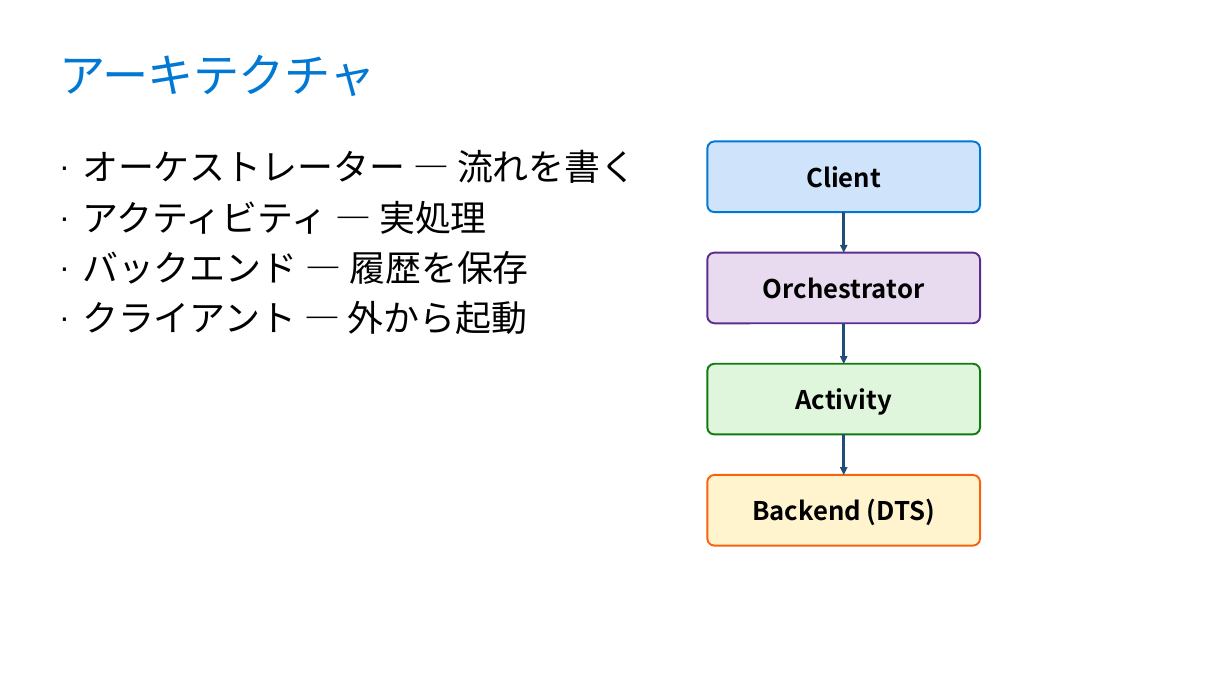
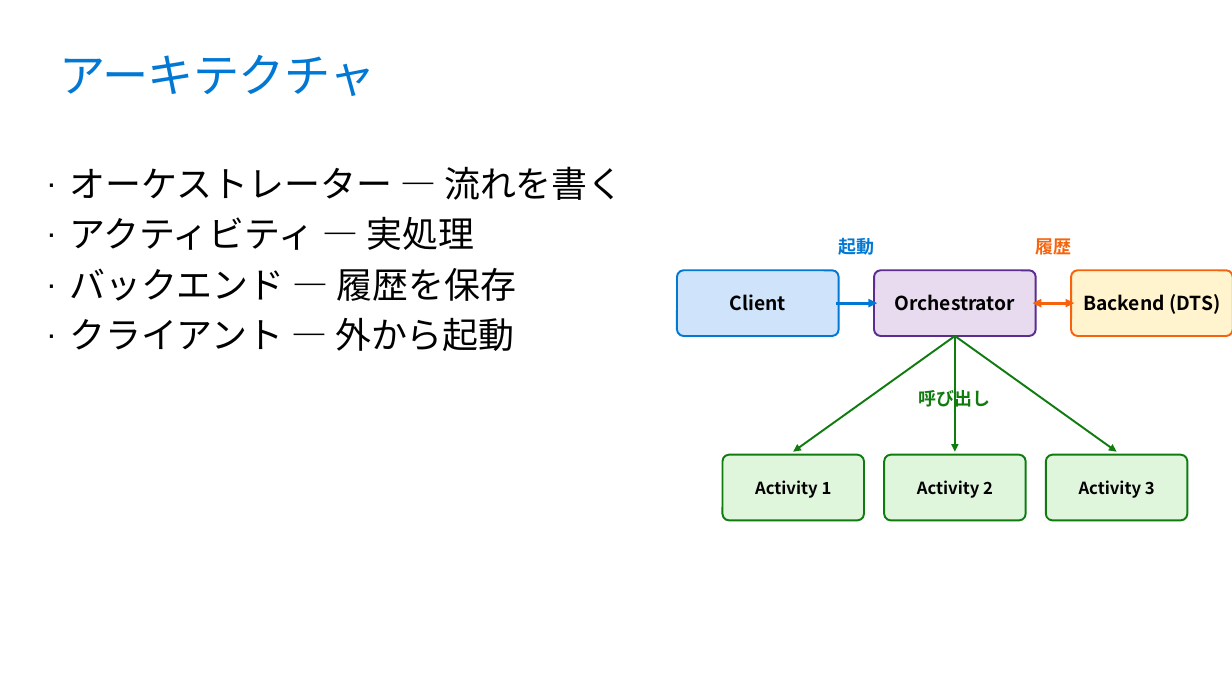
Before and after one commit to runceel/yonayona-durable, a slide deck: slide 6 of slides/slides.pptx. Drawn at 1232x693 pixels with LibreOffice and Linux fonts; fonts in the diff are those of the drawing; background and template pictures are left out. Boxes give left, top, right and bottom in pixels: in the first picture for what was removed or moved away, otherwise in the second. Text is boxed around its words. In the diff, an @@ line names an element or a change of style, - is before the commit and + after.

```diff
--- a/slides/slides.pptx
+++ b/slides/slides.pptx
@@ text "オーケストレーター — 流れを書く": place and size @@
-text "オーケストレーター — 流れを書く" at <box>82,149,636,334</box>
+text "オーケストレーター — 流れを書く" at <box>69,166,623,351</box>
@@ text added at <box>838,235,874,259</box>, 14 pt, text #0078D4, bold @@
+起動
@@ arrow removed from (844, 213) to (844, 252) @@
@@ text added at <box>1035,235,1071,259</box>, 14 pt, text #F7630C, bold @@
+履歴
@@ rounded rectangle "Client": place and size @@
-rounded rectangle "Client" at <box>708,141,981,213</box>
+rounded rectangle "Client" at <box>677,271,839,336</box>
@@ rounded rectangle "Orchestrator": place and size @@
-rounded rectangle "Orchestrator" at <box>708,252,981,323</box>
+rounded rectangle "Orchestrator" at <box>874,271,1036,336</box>
@@ size 20 to 15 pt in 3 elements at <box>874,271,1036,336</box>, <box>677,271,839,336</box>, <box>1071,271,1232,336</box> @@
@@ rounded rectangle "Backend (DTS)": place and size @@
-rounded rectangle "Backend (DTS)" at <box>708,475,981,546</box>
+rounded rectangle "Backend (DTS)" at <box>1071,271,1232,336</box>
@@ arrow added from (836, 303) to (877, 303), #0078D4 2.25 pt @@
@@ arrow removed from (844, 323) to (844, 364) @@
@@ double arrow added from (1033, 303) to (1075, 303), #F7630C 2.25 pt @@
@@ arrow added from (955, 336) to (793, 452), #107C10 1.5 pt @@
@@ arrow added from (955, 336) to (955, 452), #107C10 1.5 pt @@
@@ arrow added from (955, 336) to (1116, 452), #107C10 1.5 pt @@
@@ text added at <box>919,386,991,410</box>, 14 pt, text #107C10, bold @@
+呼び出し
@@ arrow removed from (844, 434) to (844, 475) @@
@@ rounded rectangle "Activity 1": place and size @@
-rounded rectangle "Activity 1" at <box>708,364,981,435</box>
+rounded rectangle "Activity 1" at <box>723,455,864,520</box>
@@ rounded rectangle added at <box>884,455,1026,520</box>, fill #DFF6DD, outline #107C10 1.5 pt, 13 pt, text #000000, bold @@
+Activity 2
@@ rounded rectangle added at <box>1046,455,1188,520</box>, fill #DFF6DD, outline #107C10 1.5 pt, 13 pt, text #000000, bold @@
+Activity 3
@@ text in rounded rectangle at <box>755,480,832,498</box>: text changed; size 20 to 13 pt @@
-Activity
+Activity 1
```
Also in this commit, not shown: 4 other slides changed.
